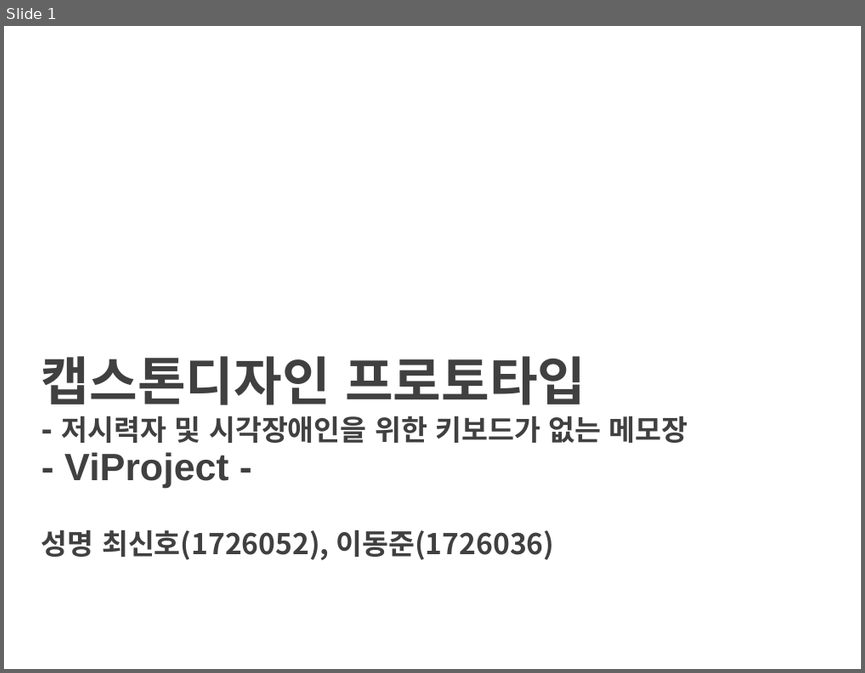
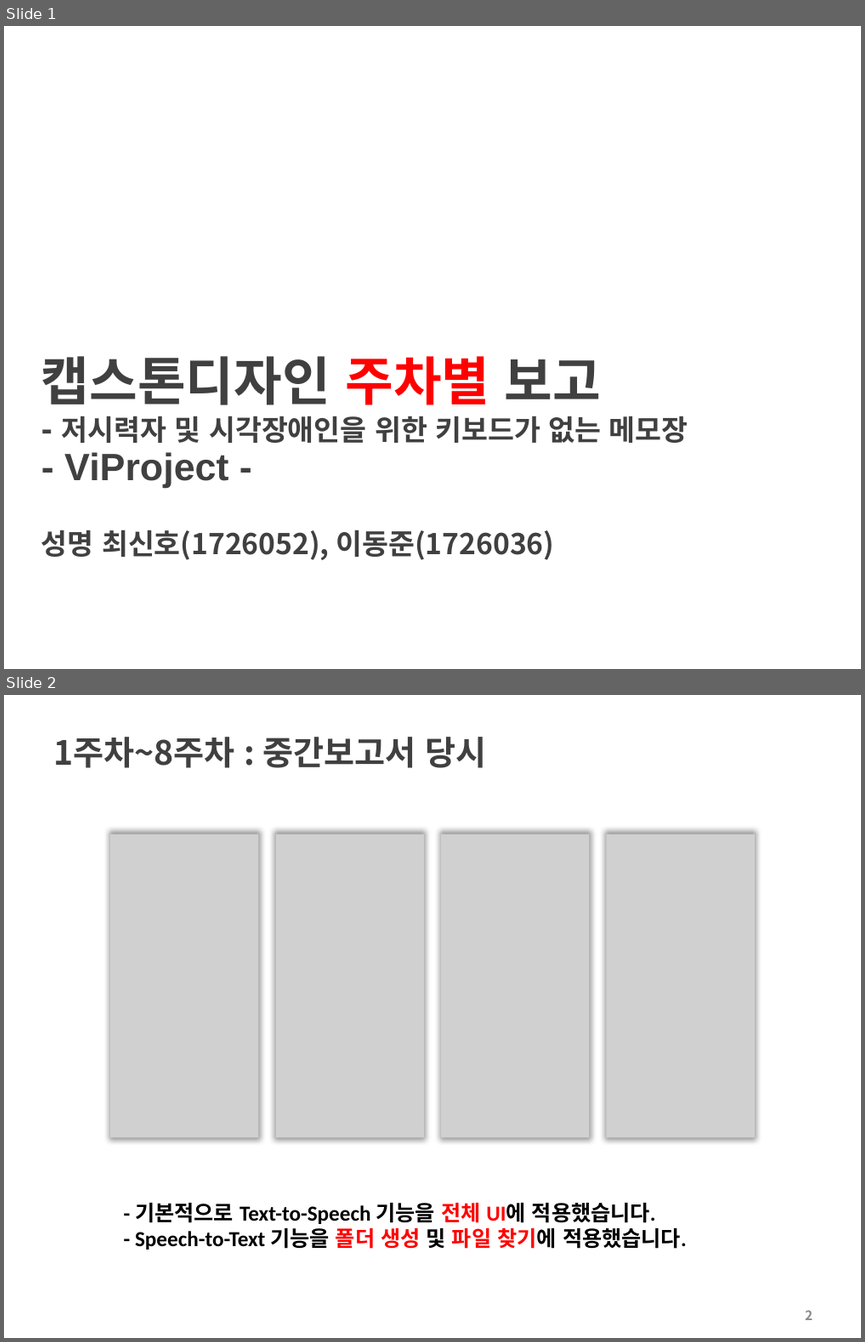
Before and after one commit to choisinho/capstone1, a slide deck: 프로토타입_최신호_이동준.pptx. Shown one above the other, each under a label of ours: slide 1 before the commit, slides 1 and 2 after it. The pictures are 865x673 and 865x1342 pixels, drawn with LibreOffice and Linux fonts; fonts in the diff are those of the drawing; grey boxes stand for pictures; background and template pictures are left out. Boxes give left, top, right and bottom in pixels: in the first picture for what was removed or moved away, otherwise in the second. Text is boxed around its words. In the diff, an @@ line names an element or a change of style, - is before the commit and + after.

```diff
--- a/프로토타입_최신호_이동준.pptx
+++ b/프로토타입_최신호_이동준.pptx
@@ slide 2 added at (x1=4, y1=695, x2=861, y2=1338), background #FFFFFF @@
@@ title added at (x1=54, y1=737, x2=486, y2=768), 28 pt, text #404040, bold @@
+1주차~8주차 : 중간보고서 당시
@@ group added at (x1=110, y1=834, x2=755, y2=1249): 4 pictures, 1 text @@
+- 기본적으로 Text-to-Speech 기능을 전체 UI에 적용했습니다.
+- Speech-to-Text 기능을 폴더 생성 및 파일 찾기에 적용했습니다.
@@ page number added at (x1=805, y1=1310, x2=812, y2=1320), 11 pt, text #8C8C8C, bold @@
+2
@@ slide 1 changed as well @@
@@ title at (x1=41, y1=356, x2=688, y2=488): text changed @@
-캡스톤디자인 프로토타입
-- 저시력자 및 시각장애인을 위한 키보드가 없는 메모장
-- ViProject -
+캡스톤디자인 주차별 보고
+- 저시력자 및 시각장애인을 위한 키보드가 없는 메모장
+- ViProject -
```
Also in this commit, not shown: 4 other slides changed, 1 other slide added, 8 slides removed, 7 other files.
